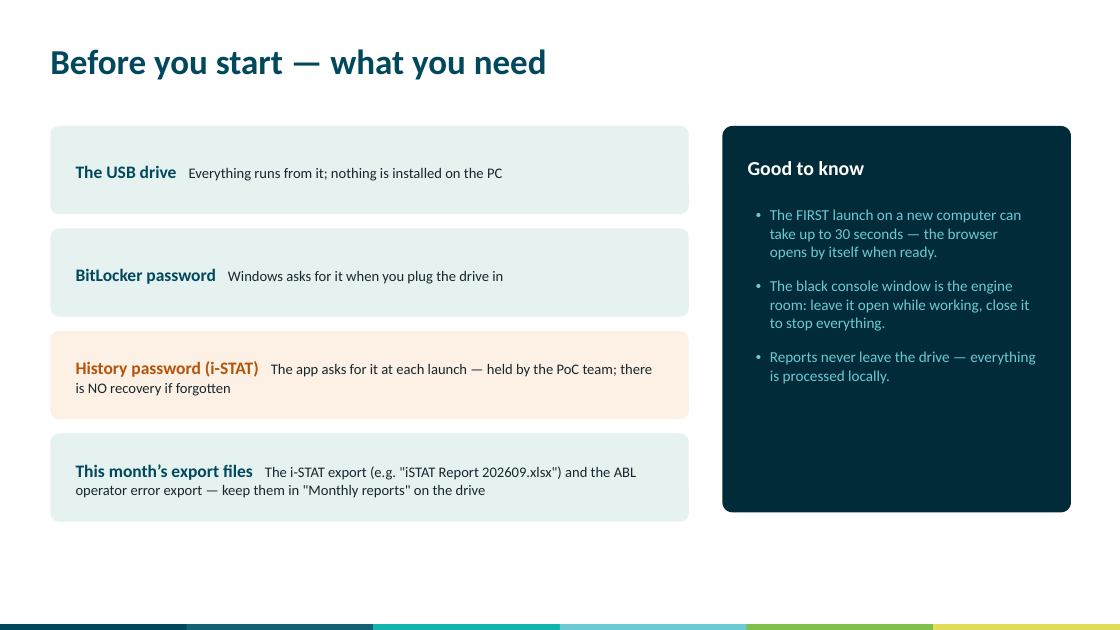
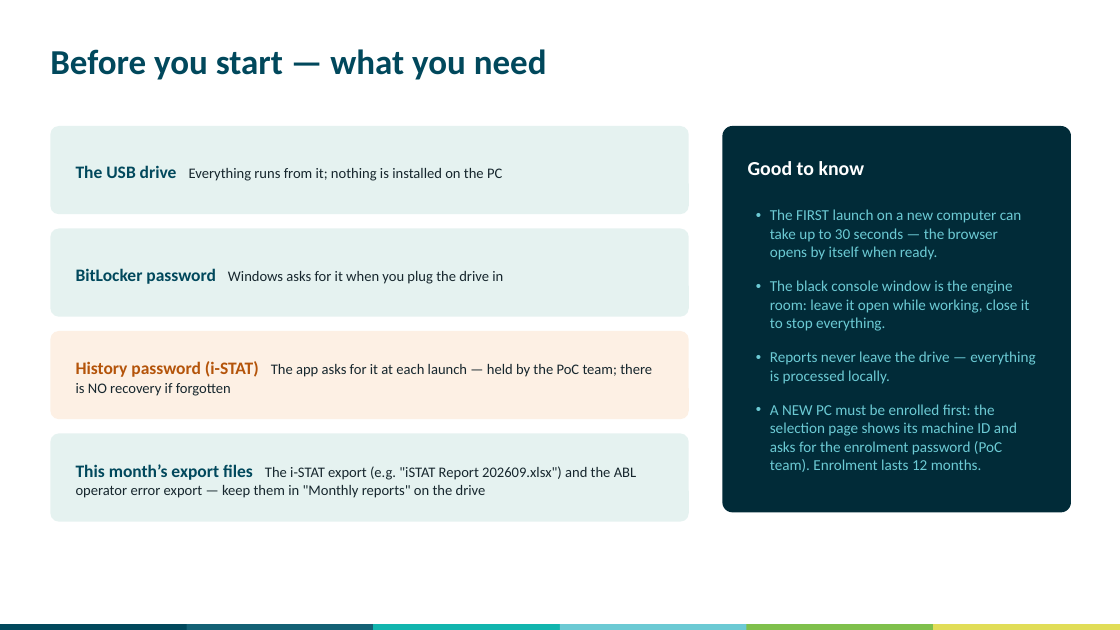
Before and after one commit to swornsealed/Report-app, a slide deck: slide 2 of PQ_Report_Generator_User_Guide.pptx. Drawn at 1120x630 pixels with LibreOffice and Linux fonts; fonts in the diff are those of the drawing. Boxes give left, top, right and bottom in pixels: in the first picture for what was removed or moved away, otherwise in the second. Text is boxed around its words. In the diff, an @@ line names an element or a change of style, - is before the commit and + after.

```diff
--- a/PQ_Report_Generator_User_Guide.pptx
+++ b/PQ_Report_Generator_User_Guide.pptx
@@ text at (770,404,1017,472): paragraph added @@
+• A NEW PC must be enrolled first: the selection page shows its machine ID and asks for the enrolment password (PoC team). Enrolment lasts 12 months.
```
Also in this commit, not shown: 2 other slides changed, 1 slide added, 11 other files.
